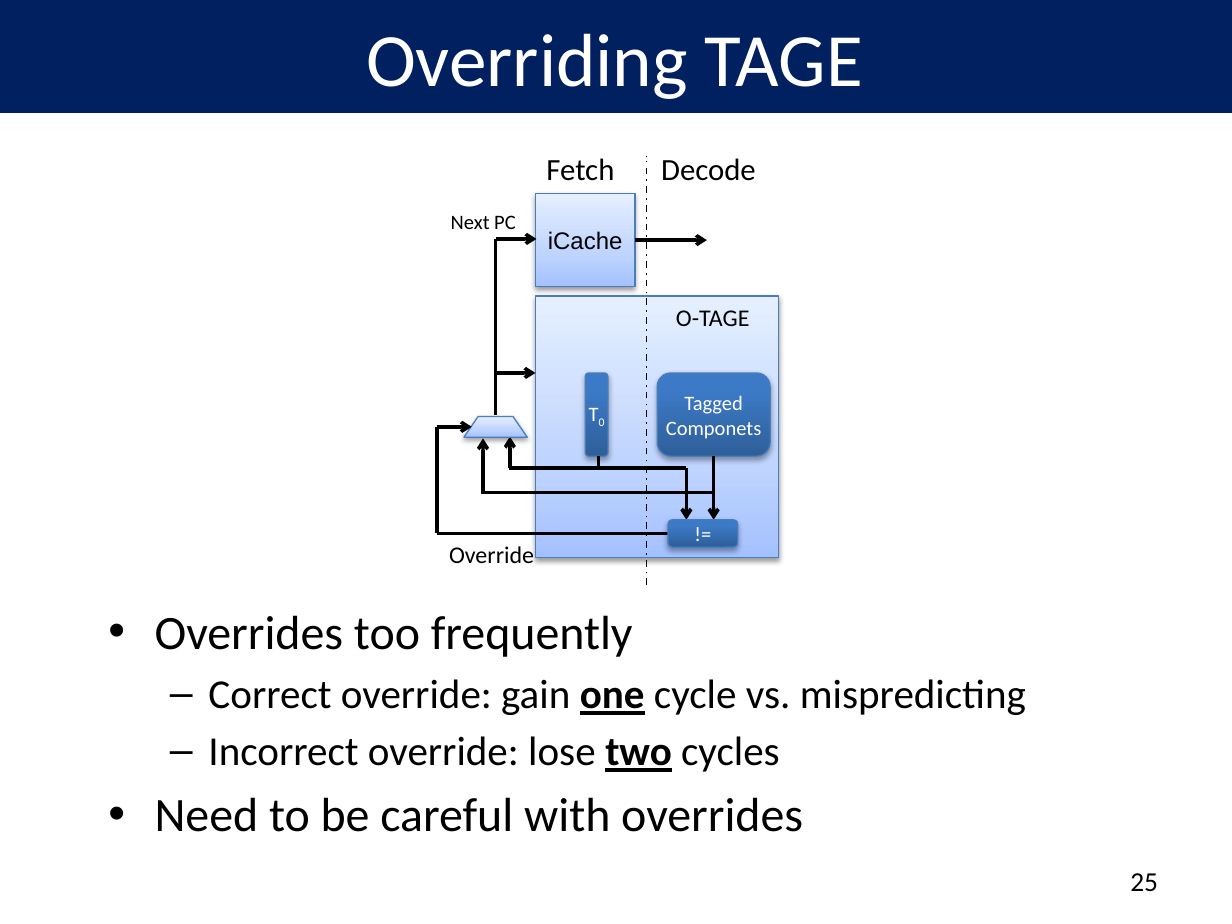
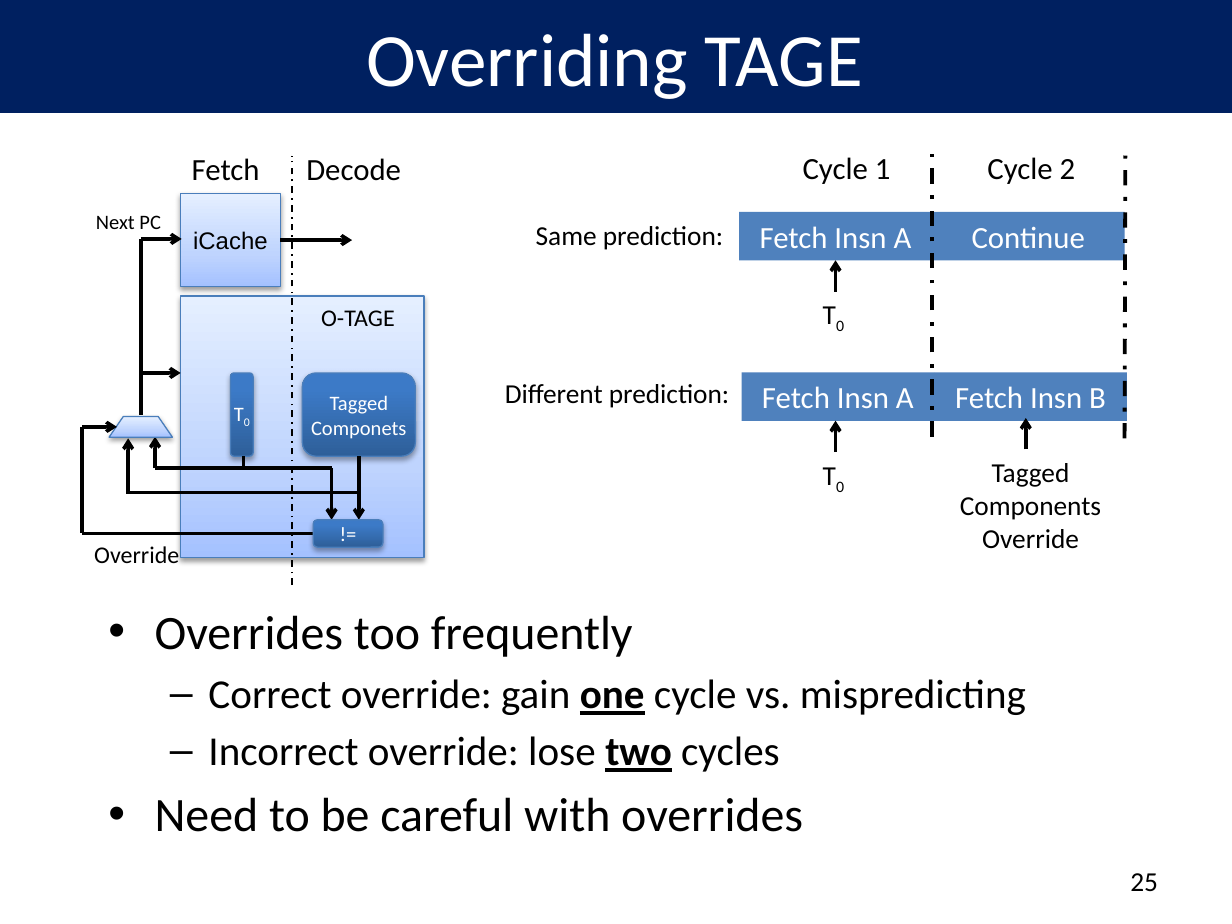
Before and after one commit to peterwudi/di-thesis, a slide deck: slide 26 of presentation/defense.pptx. Drawn at 1232x924 pixels with LibreOffice and Linux fonts; fonts in the diff are those of the drawing. Boxes give left, top, right and bottom in pixels: in the first picture for what was removed or moved away, otherwise in the second. Text is boxed around its words. In the diff, an @@ line names an element or a change of style, - is before the commit and + after.

Commit message:
final update slides

```diff
--- a/presentation/defense.pptx
+++ b/presentation/defense.pptx
@@ text added at <box>803,157,891,184</box>, 18 pt, text #000000 @@
+Cycle 1
@@ line added from (931, 436) to (931, 154), #000000 2.25 pt dashed @@
@@ text added at <box>987,157,1076,184</box>, 18 pt, text #000000 @@
+Cycle 2
@@ line added from (1125, 439) to (1125, 155), #000000 2.25 pt dashed @@
@@ text added at <box>536,226,723,250</box>, 16 pt, text #000000 @@
+Same prediction:
@@ rectangle added at <box>739,212,931,260</box>, fill #4F81BD, 18 pt, text #FFFFFF @@
+Fetch Insn A
@@ rectangle added at <box>931,212,1124,260</box>, fill #4F81BD, 18 pt, text #FFFFFF @@
+Continue
@@ arrow added from (835, 292) to (835, 260), #000000 2 pt @@
@@ text added at <box>811,292,865,338</box>, 16 pt, text #000000 @@
+T0
@@ text added at <box>505,384,729,408</box>, 16 pt, text #000000 @@
+Different prediction:
@@ rectangle added at <box>742,372,934,420</box>, fill #4F81BD, 18 pt, text #FFFFFF @@
+Fetch Insn A
@@ rectangle added at <box>934,372,1126,420</box>, fill #4F81BD, 18 pt, text #FFFFFF @@
+Fetch Insn B
@@ arrow added from (1026, 450) to (1026, 418), #000000 2 pt @@
@@ 8 arrows, 7 lines, 5 texts, 3 rounded rectangles, 2 rectangles, 1 trapezoid: place and size @@
-8 arrows, 7 lines, 5 texts, 3 rounded rectangles, 2 rectangles, 1 trapezoid at <box>437,155,780,585</box>
+8 arrows, 7 lines, 5 texts, 3 rounded rectangles, 2 rectangles, 1 trapezoid at <box>83,155,425,585</box>
@@ arrow added from (835, 452) to (835, 420), #000000 2 pt @@
@@ text added at <box>811,452,865,498</box>, 16 pt, text #000000 @@
+T0
@@ text added at <box>960,463,1101,549</box>, 16 pt, text #000000 @@
+Tagged Components
+Override
```
Also in this commit, not shown: 3 other slides changed, 1 other file.
